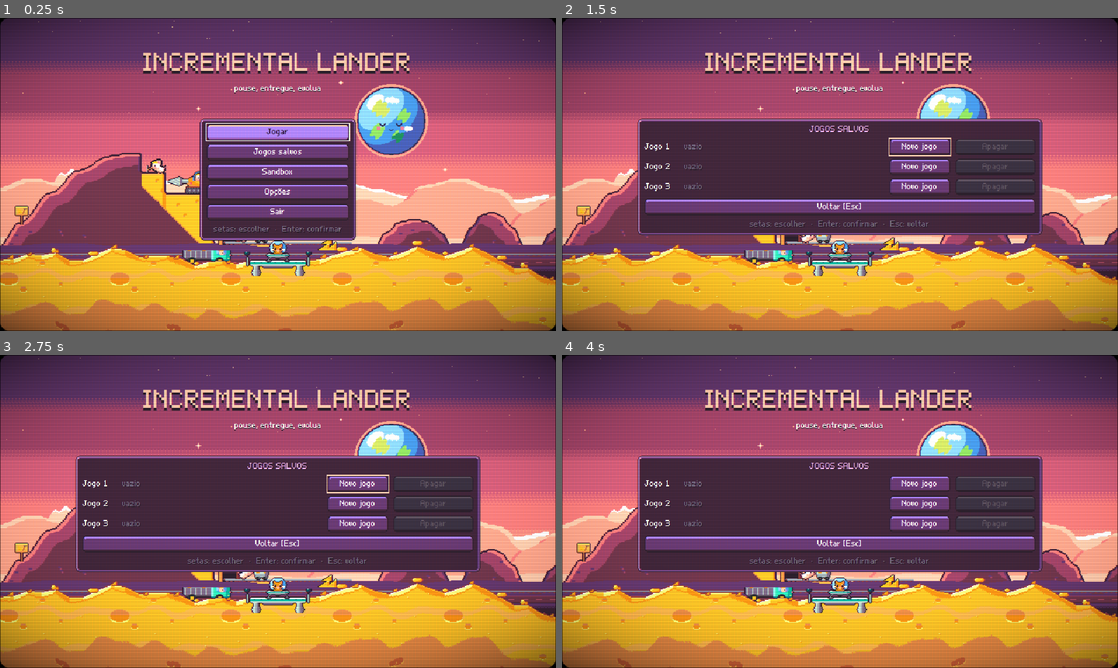
Above: before the commit, frames 1-4 (two rows, left to right).
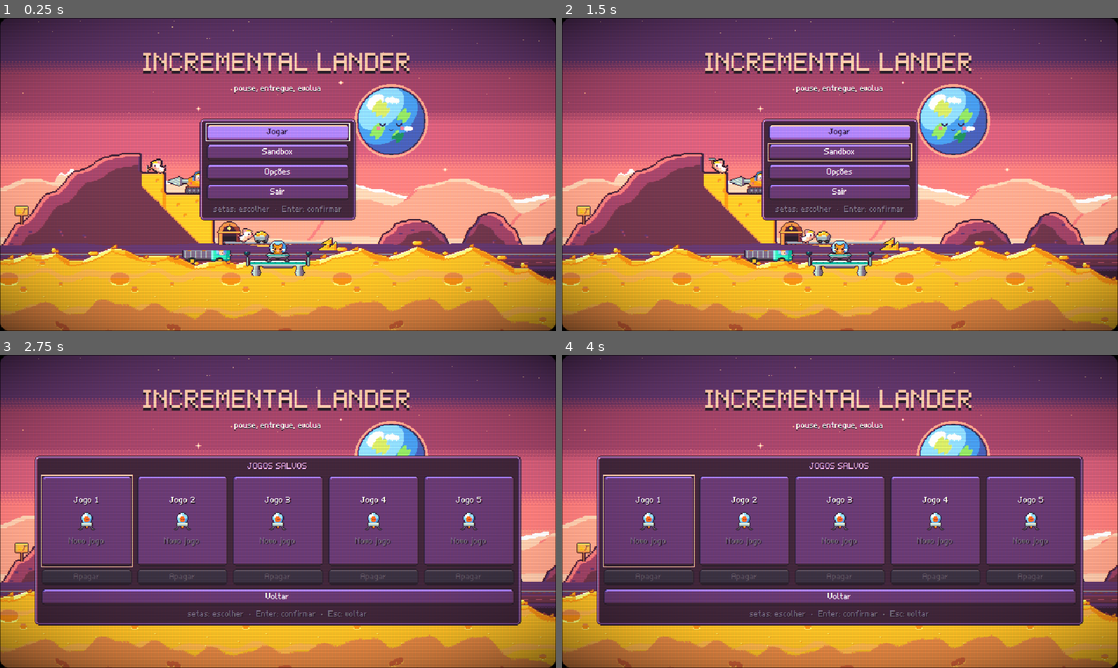
Above: after the commit, the same moments.

Repository: valdersonjr/incremental-lander
Game: Godot game, scene res://game/main.tscn
The game is run twice, just before and just after one commit, with the same random seed, the same clock (stepped at 60 frames per second) and the same inputs.
Inputs (mouse positions are in pixels of both pictures, inside the frame that each line leads up to):
- Up to frame 1 (0.25 s): no input
- Up to frame 2 (1.5 s): click (840, 152) at 0.5 s, where only the run before the commit has a clickable "Jogos salvos"; click (840, 215) at 1.25 s, where only the run after the commit has a clickable "Voltar"
- Up to frame 3 (2.75 s): click (278, 470) at 2 s, where only the run after the commit has a clickable "Jogar"
- Up to frame 4 (4 s): click (840, 596) at 2.75 s, where only the run after the commit has a clickable "Voltar"; click (840, 470) at 3.5 s, where only the run after the commit has a clickable "Jogar"

The runs differ from the first frame. In frame 1, 3.2% of the frame differs, in the area x 35-65%, y 41-72%; in frame 2, 24%; in frame 3, 37%, in the area x 6-94%, y 32-87%; in frame 4, 37%.

Commit message:
Menu inicial: Jogar abre 5 cartões de jogo salvo com a progressão
Co-Authored-By: Claude Opus 5.5 <noreply@anthropic.com>
Claude-Session: https://claude.ai/code/session_01JhKCi9Us7j2H5LJGQ5fDNT

Diff:
--- a/autoload/save_manager.gd
+++ b/autoload/save_manager.gd
@@ -6,7 +6,7 @@
 ## o progresso do jogador — uma previa que simula compra dispararia o autosave sobre o save real).
 extends Node
 
-const SLOTS := 3
+const SLOTS := 5
 
 var PATH := "user://save.json"
 var TMP := "user://save.json.tmp"
@@ -137,7 +137,7 @@
 
 
 ## Resumo de um jogo salvo para a tela de selecao (so leitura; nao mexe no jogo em uso).
-## {exists, ok, slot, current, planet, runs, credits, play_seconds}
+## {exists, ok, slot, current, planet, runs, credits, play_seconds, stars, nodes}
 func slot_summary(n: int) -> Dictionary:
 	var r := _read_slot(n)
 	var out := SaveData.summary(r["state"]) if r["ok"] else {}
--- a/game/title/title_screen.gd
+++ b/game/title/title_screen.gd
@@ -1,11 +1,11 @@
 ## Menu inicial (tela de titulo): fica por cima da cena do mundo atual (nave parada na plataforma, fundo animado).
-## Continuar (jogo em uso) / Jogos salvos (SaveManager.SLOTS espacos: jogar, novo jogo, apagar com 2 cliques) /
+## Jogar -> cartoes dos jogos salvos (SaveManager.SLOTS espacos com a progressao; jogar, novo jogo, apagar com 2 cliques) /
 ## Sandbox (testar tudo sem progressao: mundo + nave, nada e salvo) / Opcoes (volumes, CRT) / Sair. Emite sinais; a Main
 ## decide o fluxo (carregar, decolar, hangar).
 class_name TitleScreen
 extends Control
 
-## Jogar a partir do jogo em uso (ou comecar, se ele nao tem progresso).
+## Continuar o jogo em uso sem passar pelos cartoes (usado pelos testes de fluxo).
 signal play_requested
 ## Jogar o jogo salvo do espaco slot (a Main carrega e segue como Continuar).
 signal slot_play_requested(slot: int)
@@ -19,6 +19,8 @@
 
 enum Screen { MENU, SAVES, OPTIONS, SANDBOX }
 
+const SLOT_CARD_W := 104
+
 const HINTS := {
 	Screen.MENU: "setas: escolher  ·  Enter: confirmar",
 	Screen.SAVES: "setas: escolher  ·  Enter: confirmar  ·  Esc: voltar",
@@ -33,7 +35,6 @@
 var _sb_planet := "luna"
 var _sb_strong := true
 
-@onready var _info: HBoxContainer = %Info
 @onready var _menu: VBoxContainer = %Menu
 @onready var _saves: VBoxContainer = %Saves
 @onready var _options: VBoxContainer = %Options
@@ -41,10 +42,7 @@
 
 
 func _ready() -> void:
-	%Play.pressed.connect(func() -> void:
-		Sound.ui("click")
-		play_requested.emit())
-	%SavesButton.pressed.connect(func() -> void: _set_screen(Screen.SAVES))
+	%Play.pressed.connect(func() -> void: _set_screen(Screen.SAVES))
 	%OptionsButton.pressed.connect(func() -> void: _set_screen(Screen.OPTIONS))
 	%SandboxButton.pressed.connect(func() -> void: _set_screen(Screen.SANDBOX))
 	%Quit.pressed.connect(func() -> void:
@@ -90,7 +88,7 @@
 		Screen.MENU:
 			_refresh_menu()
 			# voltar de uma subtela devolve o cursor ao botao dela
-			var focus: Button = {Screen.SAVES: %SavesButton, Screen.OPTIONS: %OptionsButton,
+			var focus: Button = {Screen.SAVES: %Play, Screen.OPTIONS: %OptionsButton,
 					Screen.SANDBOX: %SandboxButton}.get(back_from, %Play)
 			focus.grab_focus()
 		Screen.SAVES:
@@ -107,77 +105,43 @@
 func _refresh_menu() -> void:
 	%Warning.text = SaveManager.load_warning                   # save ilegivel: o jogador fica sabendo (e que foi guardado)
 	%Warning.visible = SaveManager.load_warning != ""
-	var progress := has_progress()
-	%Play.text = "Continuar" if progress else "Jogar"
-	_clear(_info)
-	_info.visible = progress
-	if progress:                                               # resumo do jogo em uso, com os icones do jogo
-		var slot := Label.new()
-		slot.text = "Jogo %d" % SaveManager.slot
-		slot.theme_type_variation = &"DimLabel"
-		_info.add_child(slot)
-		_info.add_child(UiKit.icon_label("planet", _planet_name(GameState.current_planet), &"DimLabel"))
-		_info.add_child(UiKit.icon_label("expedition", "%d runs" % GameState.runs_done, &"DimLabel"))
-		_info.add_child(UiKit.icon_label("credits", EconMath.fmt(GameState.amount("credits")), &"MoneyLabel"))
 
 
 # --- jogos salvos ------------------------------------------------------------------------------------------------
 
-## Uma linha por espaco: nome | resumo (mundo, runs, creditos, tempo) | Jogar ou Novo jogo | Apagar (2 cliques).
+## Um cartao por espaco (SaveManager.SLOTS, lado a lado): o cartao inteiro e o botao (com jogo: Jogar; vazio:
+## Novo jogo; ilegivel: desabilitado) e mostra a progressao (missoes liberadas na arvore, creditos, runs, tempo).
+## Embaixo de cada um, Apagar com 2 cliques.
 func _fill_saves() -> void:
 	var focus_key := _focused_key()
 	for c in _saves.get_children():
 		if c.name != &"SavesTitle":
 			_saves.remove_child(c)
 			c.queue_free()
+	var cards := HBoxContainer.new()
+	cards.add_theme_constant_override(&"separation", 6)
+	_saves.add_child(cards)
 	var first: Button = null
 	for n in range(1, SaveManager.SLOTS + 1):
 		var s := SaveManager.slot_summary(n)
-		var row := HBoxContainer.new()
-		row.add_theme_constant_override(&"separation", 6)
-		row.custom_minimum_size = Vector2(0, 15)
-		var name := Label.new()
-		name.text = "Jogo %d" % n
-		name.custom_minimum_size = Vector2(40, 0)
-		name.theme_type_variation = &"GoodLabel" if s["current"] and s["ok"] else &"ValueLabel"
-		if s["current"] and s["ok"]:
-			name.tooltip_text = "jogo em uso"
-			name.mouse_filter = Control.MOUSE_FILTER_PASS
-		row.add_child(name)
-		row.add_child(_slot_info(s))
-		var act := Button.new()
-		act.custom_minimum_size = Vector2(70, 15)
+		var col := VBoxContainer.new()
+		col.add_theme_constant_override(&"separation", 3)
+		cards.add_child(col)
+		var card := _slot_card(n, s)
+		col.add_child(card)
 		var del := Button.new()
-		del.custom_minimum_size = Vector2(92, 15)
+		del.custom_minimum_size = Vector2(0, 15)
 		del.theme_type_variation = &"DangerButton"
 		del.set_meta(&"focus_key", "del:%d" % n)
-		if s["ok"]:
-			act.text = "Jogar"
-			act.theme_type_variation = &"PrimaryButton" if s["current"] else &""
-			act.set_meta(&"focus_key", "play:%d" % n)
-			act.pressed.connect(func() -> void:
-				Sound.ui("click")
-				slot_play_requested.emit(n))
-		elif s["exists"]:                                      # arquivo ilegivel: so da para apagar
-			act.text = "-"
-			act.disabled = true
-		else:
-			act.text = "Novo jogo"
-			act.set_meta(&"focus_key", "new:%d" % n)
-			act.pressed.connect(func() -> void:
-				Sound.ui("click")
-				new_game_requested.emit(n))
 		del.disabled = not s["exists"]
 		del.text = "Sim, apagar" if _confirm == "del:%d" % n else "Apagar"
 		del.tooltip_text = "apaga este jogo para sempre (Esc cancela)"
 		del.pressed.connect(func() -> void: _on_delete(n))
-		row.add_child(act)
-		row.add_child(del)
-		_saves.add_child(row)
-		if first == null or (s["current"] and not act.disabled):
-			first = act if not act.disabled else del
+		col.add_child(del)
+		if first == null or (s["current"] and not card.disabled):
+			first = card if not card.disabled else del
 	var back := Button.new()
-	back.text = "Voltar [Esc]"
+	back.text = "Voltar"
 	back.set_meta(&"focus_key", "back")
 	back.pressed.connect(func() -> void: _set_screen(Screen.MENU))
 	_saves.add_child(back)
@@ -188,26 +152,88 @@
 			btn.grab_focus()).call_deferred()
 
 
-## Resumo de um espaco: icones como no menu; vazio/corrompido em texto.
-func _slot_info(s: Dictionary) -> HBoxContainer:
-	var info := HBoxContainer.new()
-	info.add_theme_constant_override(&"separation", 8)
-	info.size_flags_horizontal = Control.SIZE_EXPAND_FILL
-	info.custom_minimum_size = Vector2(230, 0)
+## Cartao-botao de um espaco: nome no topo; com jogo, a barra de missoes liberadas (estrela + N/total), creditos,
+## runs e tempo; vazio, a navezinha e "Novo jogo".
+func _slot_card(n: int, s: Dictionary) -> Button:
+	var card := Button.new()
+	card.custom_minimum_size = Vector2(SLOT_CARD_W, 104)
+	card.set_meta(&"focus_key", "slot:%d" % n)
+	var box := VBoxContainer.new()
+	box.set_anchors_and_offsets_preset(Control.PRESET_FULL_RECT, Control.PRESET_MODE_MINSIZE, 6)
+	box.add_theme_constant_override(&"separation", 3)
+	box.alignment = BoxContainer.ALIGNMENT_CENTER
+	box.mouse_filter = Control.MOUSE_FILTER_IGNORE
+	card.add_child(box)
+	var current: bool = s["current"] and s["ok"]
+	var title := _card_label("Jogo %d" % n, &"GoodLabel" if current else &"ValueLabel")
+	box.add_child(title)
 	if s["ok"]:
-		info.add_child(UiKit.icon_label("planet", _planet_name(s["planet"]), &"ValueLabel"))
-		info.add_child(UiKit.icon_label("expedition", "%d runs" % int(s["runs"]), &"DimLabel"))
-		info.add_child(UiKit.icon_label("credits", EconMath.fmt(float(s["credits"])), &"MoneyLabel"))
-		var t := Label.new()
-		t.text = _fmt_time(float(s["play_seconds"]))
-		t.theme_type_variation = &"DimLabel"
-		info.add_child(t)
+		if current:                                            # jogo em uso: moldura dourada (como a escolha atual)
+			card.tooltip_text = "jogo em uso"
+			var frame := Panel.new()
+			frame.set_anchors_and_offsets_preset(Control.PRESET_FULL_RECT)
+			frame.mouse_filter = Control.MOUSE_FILTER_IGNORE
+			frame.add_theme_stylebox_override(&"panel", UiKit.gold_frame())
+			card.add_child(frame)
+		card.pressed.connect(func() -> void:
+			Sound.ui("click")
+			slot_play_requested.emit(n))
+		var total: int = maxi((EconMath.mission_spec().get("nodes", []) as Array).size(), 1)
+		var done := mini(int(s["nodes"]), total)
+		var star_row := HBoxContainer.new()
+		star_row.alignment = BoxContainer.ALIGNMENT_CENTER
+		star_row.add_theme_constant_override(&"separation", 2)
+		star_row.mouse_filter = Control.MOUSE_FILTER_IGNORE
+		var star := TextureRect.new()
+		star.texture = UiKit.kid("star_on")
+		star.expand_mode = TextureRect.EXPAND_IGNORE_SIZE
+		star.stretch_mode = TextureRect.STRETCH_KEEP_ASPECT_CENTERED
+		star.custom_minimum_size = Vector2(14, 14)
+		star.mouse_filter = Control.MOUSE_FILTER_IGNORE
+		star_row.add_child(star)
+		star_row.add_child(_card_label("%d/%d" % [done, total], &"MoneyLabel"))
+		box.add_child(star_row)
+		var bar := ProgressBar.new()                           # progressao: missoes liberadas na arvore
+		bar.show_percentage = false
+		bar.theme_type_variation = &"XpBar"
+		bar.custom_minimum_size = Vector2(SLOT_CARD_W - 20, 6)
+		bar.size_flags_horizontal = Control.SIZE_SHRINK_CENTER
+		bar.max_value = total
+		bar.value = done
+		bar.mouse_filter = Control.MOUSE_FILTER_IGNORE
+		box.add_child(bar)
+		for line: HBoxContainer in [UiKit.icon_label("credits", EconMath.fmt(float(s["credits"])), &"MoneyLabel"),
+				UiKit.icon_label("expedition", "%d runs" % int(s["runs"]), &"DimLabel")]:
+			line.alignment = BoxContainer.ALIGNMENT_CENTER
+			for c: Control in line.get_children():
+				c.mouse_filter = Control.MOUSE_FILTER_IGNORE
+			line.mouse_filter = Control.MOUSE_FILTER_IGNORE
+			box.add_child(line)
+		box.add_child(_card_label(_fmt_time(float(s["play_seconds"])), &"DimLabel"))
+	elif s["exists"]:                                          # arquivo ilegivel: so da para apagar
+		card.disabled = true
+		box.add_child(_card_label("save ilegível", &"BadLabel"))
 	else:
-		var l := Label.new()
-		l.text = "save ilegível" if s["exists"] else "vazio"
-		l.theme_type_variation = &"BadLabel" if s["exists"] else &"DimLabel"
-		info.add_child(l)
-	return info
+		card.pressed.connect(func() -> void:
+			Sound.ui("click")
+			new_game_requested.emit(n))
+		var ship := TextureRect.new()
+		ship.texture = UiKit.kid("ship")
+		ship.stretch_mode = TextureRect.STRETCH_KEEP_CENTERED
+		ship.custom_minimum_size = Vector2(24, 28)
+		ship.mouse_filter = Control.MOUSE_FILTER_IGNORE
+		box.add_child(ship)
+		box.add_child(_card_label("Novo jogo", &"DimLabel"))
+	return card
+
+
+func _card_label(text: String, variation: StringName) -> Label:
+	var l := Label.new()
+	l.text = text
+	l.theme_type_variation = variation
+	l.horizontal_alignment = HORIZONTAL_ALIGNMENT_CENTER
+	l.mouse_filter = Control.MOUSE_FILTER_IGNORE
+	return l
 
 
 func _on_delete(n: int) -> void:
@@ -260,7 +286,7 @@
 	_options.add_child(UiKit.shake_row())
 	_options.add_child(UiKit.fullscreen_row())
 	var back := Button.new()
-	back.text = "Voltar [Esc]"
+	back.text = "Voltar"
 	back.pressed.connect(func() -> void: _set_screen(Screen.MENU))
 	_options.add_child(back)
 	first.grab_focus()
@@ -295,7 +321,7 @@
 		sandbox_requested.emit(_sb_planet, _sb_strong))
 	_sandbox.add_child(start)
 	var back := Button.new()
-	back.text = "Voltar [Esc]"
+	back.text = "Voltar"
 	back.set_meta(&"focus_key", "sb:back")
 	back.pressed.connect(func() -> void: _set_screen(Screen.MENU))
 	_sandbox.add_child(back)
@@ -330,12 +356,6 @@
 
 # --- utilitarios -------------------------------------------------------------------------------------------------
 
-func _clear(box: Node) -> void:
-	for c in box.get_children():
-		box.remove_child(c)
-		c.queue_free()
-
-
 func _fmt_time(s: float) -> String:
 	var t := int(s)
 	return "%dh%02dm" % [t / 3600, (t % 3600) / 60] if t >= 3600 else "%dm%02ds" % [t / 60, t % 60]
--- a/game/title/title_screen.tscn
+++ b/game/title/title_screen.tscn
@@ -66,12 +66,6 @@
 theme_type_variation = &"PrimaryButton"
 text = "Jogar"
 
-[node name="Info" type="HBoxContainer" parent="Panel/VBox/Menu"]
-unique_name_in_owner = true
-layout_mode = 2
-size_flags_horizontal = 4
-theme_override_constants/separation = 8
-
 [node name="Warning" type="Label" parent="Panel/VBox/Menu"]
 unique_name_in_owner = true
 visible = false
@@ -80,11 +74,6 @@
 theme_type_variation = &"BadLabel"
 horizontal_alignment = 1
 autowrap_mode = 3
-
-[node name="SavesButton" type="Button" parent="Panel/VBox/Menu"]
-unique_name_in_owner = true
-layout_mode = 2
-text = "Jogos salvos"
 
 [node name="SandboxButton" type="Button" parent="Panel/VBox/Menu"]
 unique_name_in_owner = true
--- a/scripts/save/save_data.gd
+++ b/scripts/save/save_data.gd
@@ -84,6 +84,8 @@
 		"runs": int(state.get("runs_done", 0)),
 		"credits": float(state.get("resources", {}).get("credits", 0.0)),
 		"play_seconds": float(state.get("play_seconds", 0.0)),
+		"stars": int(state.get("stars", 0)),
+		"nodes": (state.get("mission_nodes", []) as Array).size(),   # nos da arvore de missoes liberados
 	}
 
 
--- a/tests/integration/slots_flow.gd
+++ b/tests/integration/slots_flow.gd
@@ -27,13 +27,25 @@
 	GameState.runs_done = 5
 	GameState.resources["credits"] = 321.0
 	SaveManager.save_game()
-	# volta ao menu pelo hangar: o resumo mostra o jogo 2
+	# volta ao menu pelo hangar; Jogar abre os 5 cartoes: o do jogo 2 e o em uso, com a progressao
 	hangar.title_requested.emit()
 	await _frames(3)
-	var info_text := " ".join(title.find_child("Info", true, false).find_children("*", "Label", true, false).map(
-			func(l: Label) -> String: return l.text))
-	if not title.visible or not "Jogo 2" in info_text:
-		fails.append("menu nao mostra o jogo 2: '%s'" % info_text)
+	(title.find_child("Play", true, false) as Button).pressed.emit()
+	await _frames(3)
+	var cards := title.find_children("*", "Button", true, false).filter(func(b: Node) -> bool:
+		return str(b.get_meta(&"focus_key", "")).begins_with("slot:"))
+	if not title.visible or cards.size() != SaveManager.SLOTS:
+		fails.append("Jogar deveria abrir %d cartoes (veio %d)" % [SaveManager.SLOTS, cards.size()])
+	else:
+		var card2 := cards[1] as Button
+		var card_text := " ".join(card2.find_children("*", "Label", true, false).map(
+				func(l: Label) -> String: return l.text))
+		if card2.tooltip_text != "jogo em uso" or not "5 runs" in card_text or not "321" in card_text:
+			fails.append("cartao do jogo 2 sem a progressao/destaque: '%s'" % card_text)
+		if not "Novo jogo" in " ".join((cards[4] as Button).find_children("*", "Label", true, false).map(
+				func(l: Label) -> String: return l.text)):
+			fails.append("jogo 5 vazio deveria oferecer Novo jogo")
+	title._set_screen(TitleScreen.Screen.MENU)
 	# jogo 1 vazio: decola um run novo; o jogo 2 continua salvo
 	title.slot_play_requested.emit(1)
 	await _frames(3)
--- a/tests/unit/save/test_save_data.gd
+++ b/tests/unit/save/test_save_data.gd
@@ -49,6 +49,7 @@
 	assert_eq(s["runs"], 4)
 	assert_almost(s["credits"], 123.5)
 	assert_almost(s["play_seconds"], 321.0)
+	assert_eq(s["nodes"], 0, "nenhum no de missao liberado")
 
 
 func test_valores_de_tipo_errado_viram_zero_sem_erro() -> void:
--- a/tests/visual/title_preview.gd
+++ b/tests/visual/title_preview.gd
@@ -1,6 +1,6 @@
 ## Previa do menu inicial. gdtool.py capture res://tests/visual/title_preview.tscn [-- --progress --options --confirm --planet=id]
 ## --progress: com jogo salvo (Continuar + resumo). --options: volumes. --sandbox: tela do sandbox. --saves: lista de jogos salvos (pasta propria
-## user://preview_saves com jogos 1 e 3; nunca le o save real). --confirm: com --saves, apagar pedindo confirmacao.
+## user://preview_saves com jogos 1, 3 e 4; nunca le o save real). --confirm: com --saves, apagar pedindo confirmacao.
 extends Node
 
 const FLIGHT_SCENE := preload("res://game/flight/flight.tscn")
@@ -35,16 +35,24 @@
 		t._set_screen(TitleScreen.Screen.OPTIONS)
 
 
-## Jogos 1 (em uso) e 3 numa pasta de previa, escritos direto (o SaveManager fica desligado nas previas).
+## Jogos 1 (em uso), 3 e 4 numa pasta de previa, escritos direto (o SaveManager fica desligado nas previas).
 func _fake_saves() -> void:
 	SaveManager.set_dir("user://preview_saves")
-	SaveManager._remove_slot_files(2)
+	for n in range(1, SaveManager.SLOTS + 1):
+		SaveManager._remove_slot_files(n)
 	var st := GameState.save_state().duplicate(true)
-	for n: int in [1, 3]:
+	var nodes: Array = EconMath.mission_spec().get("nodes", []).map(func(d: Dictionary) -> String: return str(d["id"]))
+	for n: int in [1, 3, 4]:
 		if n == 3:
 			st["runs_done"] = 112
 			st["resources"]["credits"] = 3.7e9
 			st["play_seconds"] = 4.0 * 3600.0 + 125.0
+			st["mission_nodes"] = nodes.slice(0, nodes.size() * 2 / 3)
+		if n == 4:
+			st["runs_done"] = 9
+			st["resources"]["credits"] = 5400.0
+			st["play_seconds"] = 900.0
+			st["mission_nodes"] = nodes.slice(0, 2)
 		var f := FileAccess.open(SaveManager.slot_files(n)["path"], FileAccess.WRITE)
 		f.store_string(JSON.stringify(SaveData.serialize(st)))
 		f.close()
Not shown, changed: docs/ARCHITECTURE.md
Not shown, changed: docs/DECISIONS.md
Not shown, changed: docs/GDD.md
Not shown, changed: docs/HANDOFF.md
